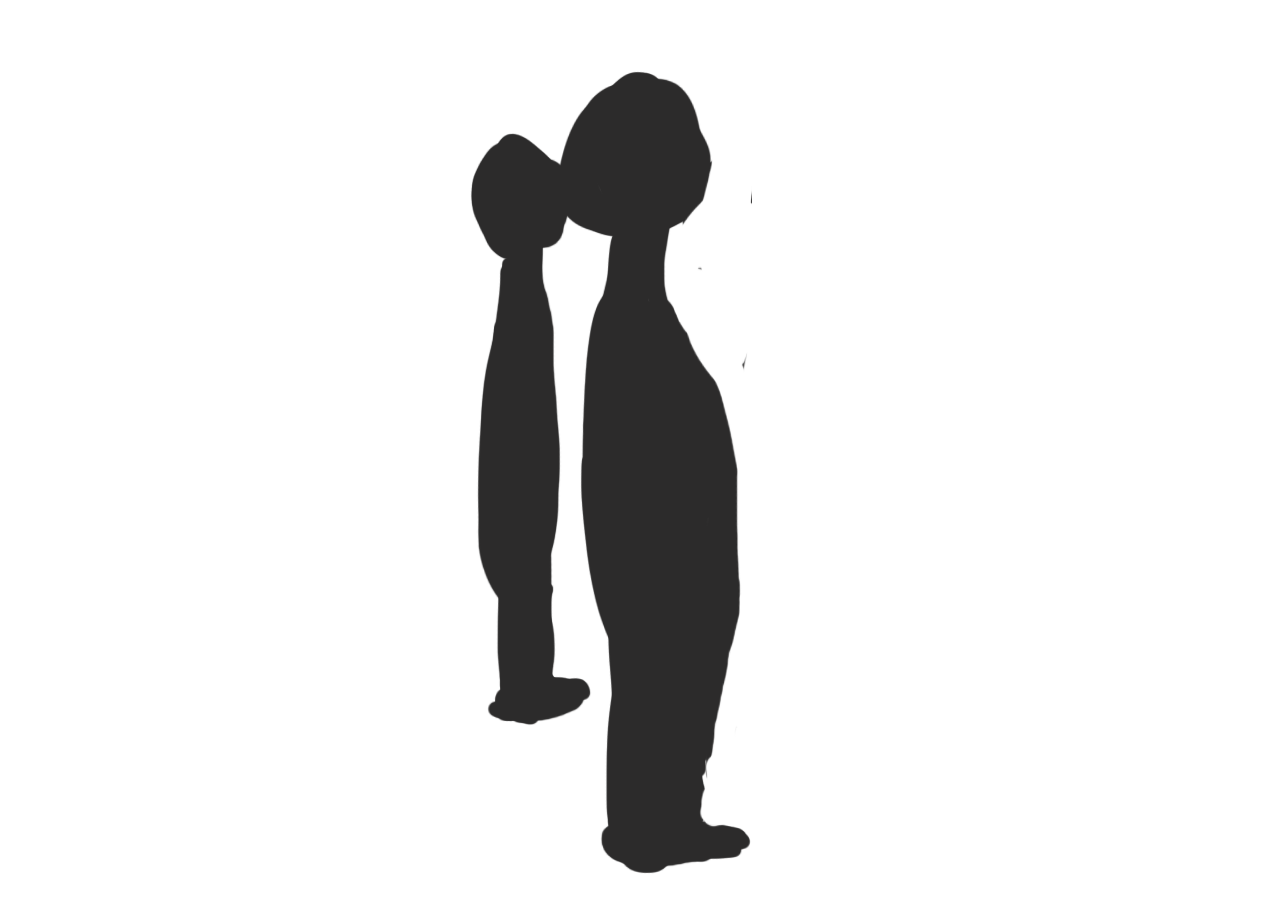
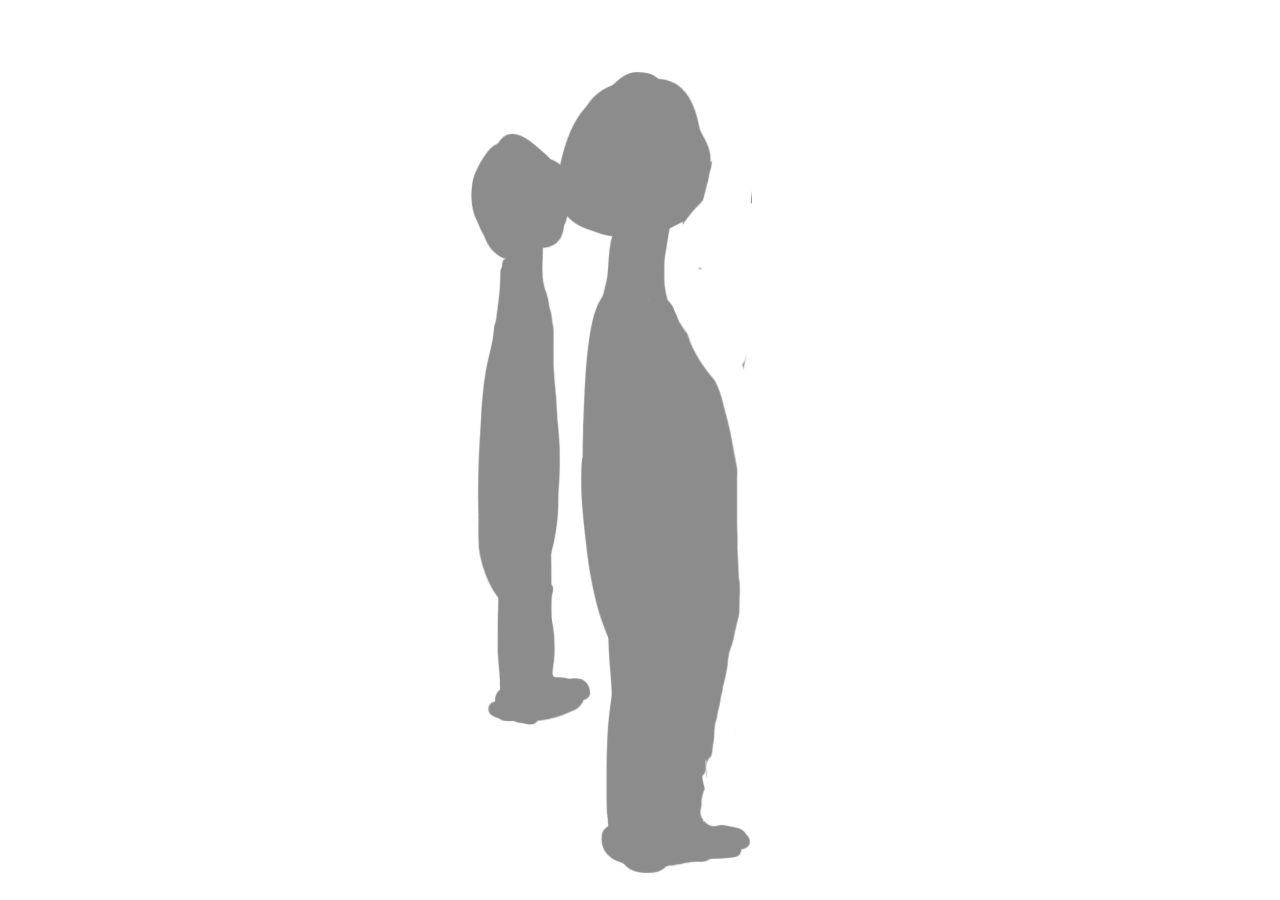
Comparing the layer stacks of the two 1280 x 900 images. Changes:
painted on "Color Fill 7 copy 2" over [470,71,752,874]
